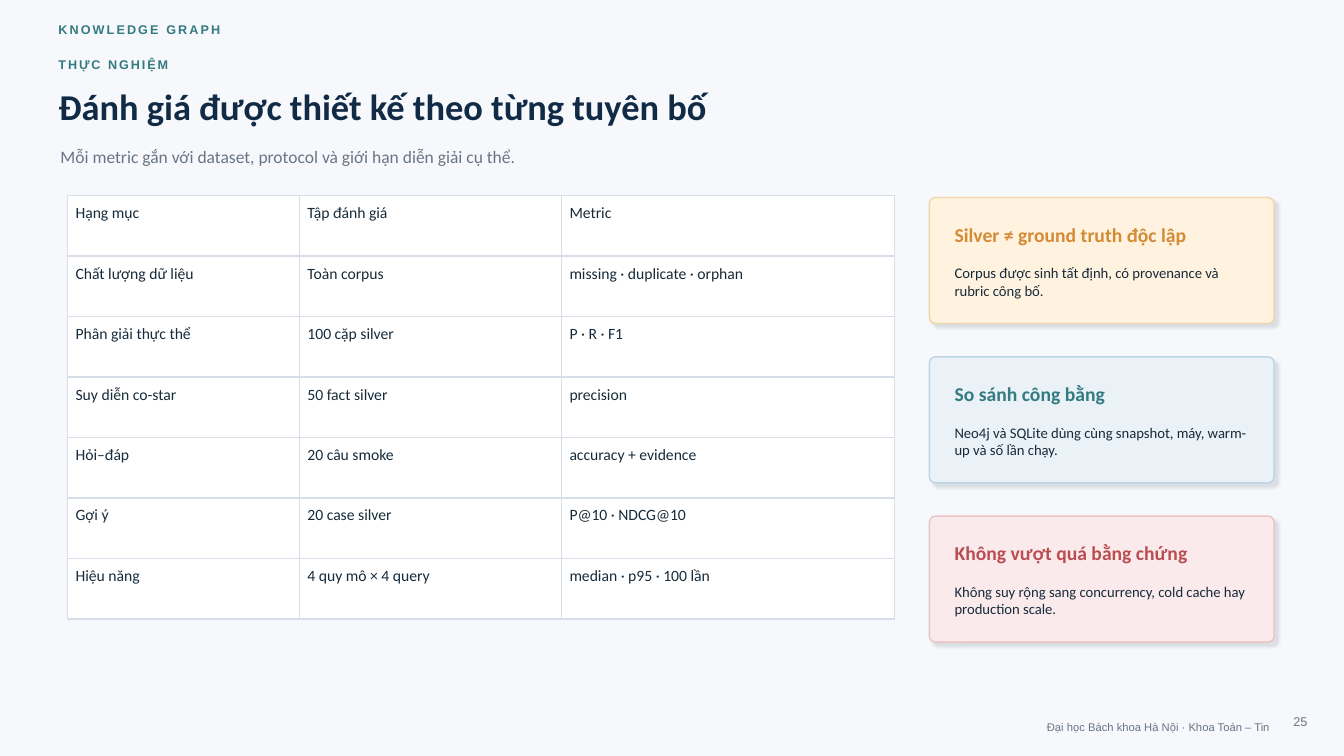
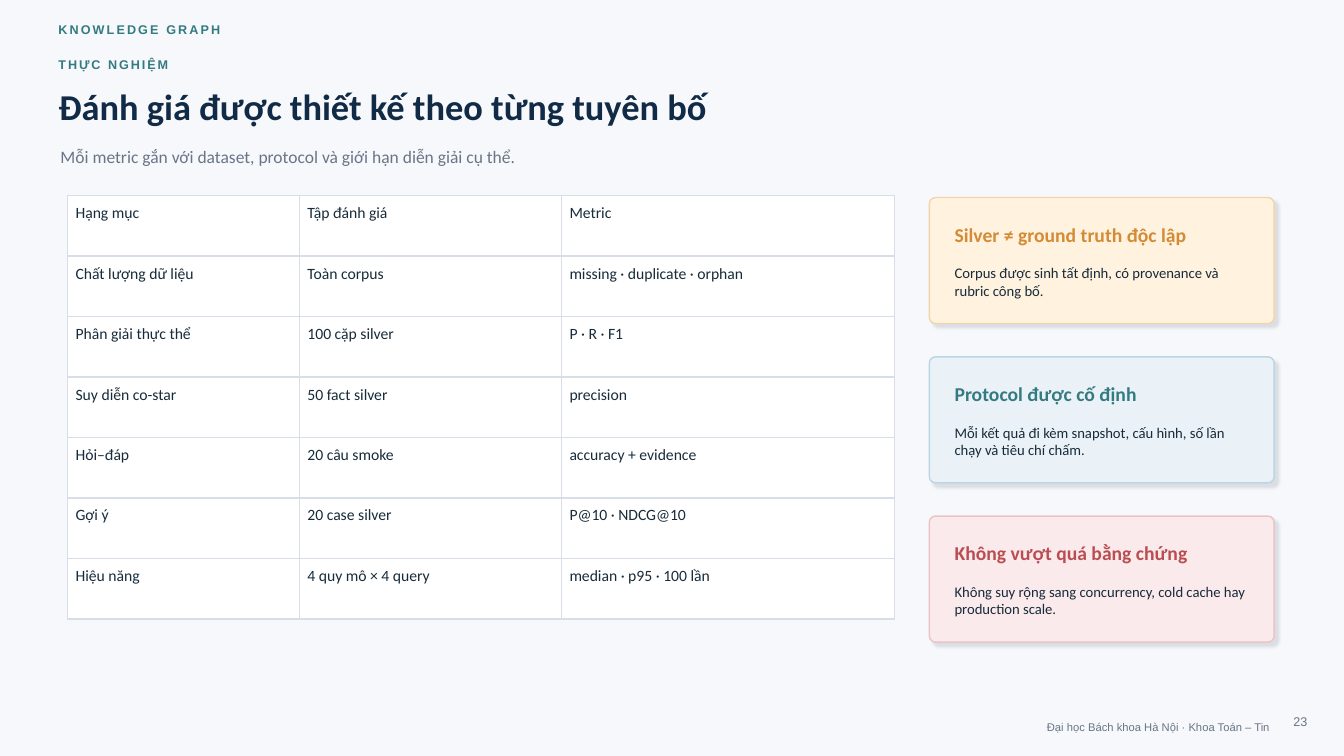
Before and after one commit to khanhhk/advanced_database, a slide deck: slide 23 of docs/deliverables/slide/movie_knowledge_graph_defense.pptx (slide 25 before the commit). Drawn at 1344x756 pixels with LibreOffice and Linux fonts; fonts in the diff are those of the drawing. Boxes give left, top, right and bottom in pixels: in the first picture for what was removed or moved away, otherwise in the second. Text is boxed around its words. In the diff, an @@ line names an element or a change of style, - is before the commit and + after.

```diff
--- a/docs/deliverables/slide/movie_knowledge_graph_defense.pptx
+++ b/docs/deliverables/slide/movie_knowledge_graph_defense.pptx
@@ text at bbox=[955, 386, 1136, 405]: text changed @@
-So sánh công bằng
+Protocol được cố định
@@ text at bbox=[955, 426, 1224, 458]: text changed @@
-Neo4j và SQLite dùng cùng snapshot, máy, warm-up và số lần chạy.
+Mỗi kết quả đi kèm snapshot, cấu hình, số lần chạy và tiêu chí chấm.
@@ page number at bbox=[1293, 717, 1307, 726]: text changed @@
-25
+23
```
Also in this commit, not shown: 2 other slides changed, 2 slides added, 3 slides removed, 7 other files.
